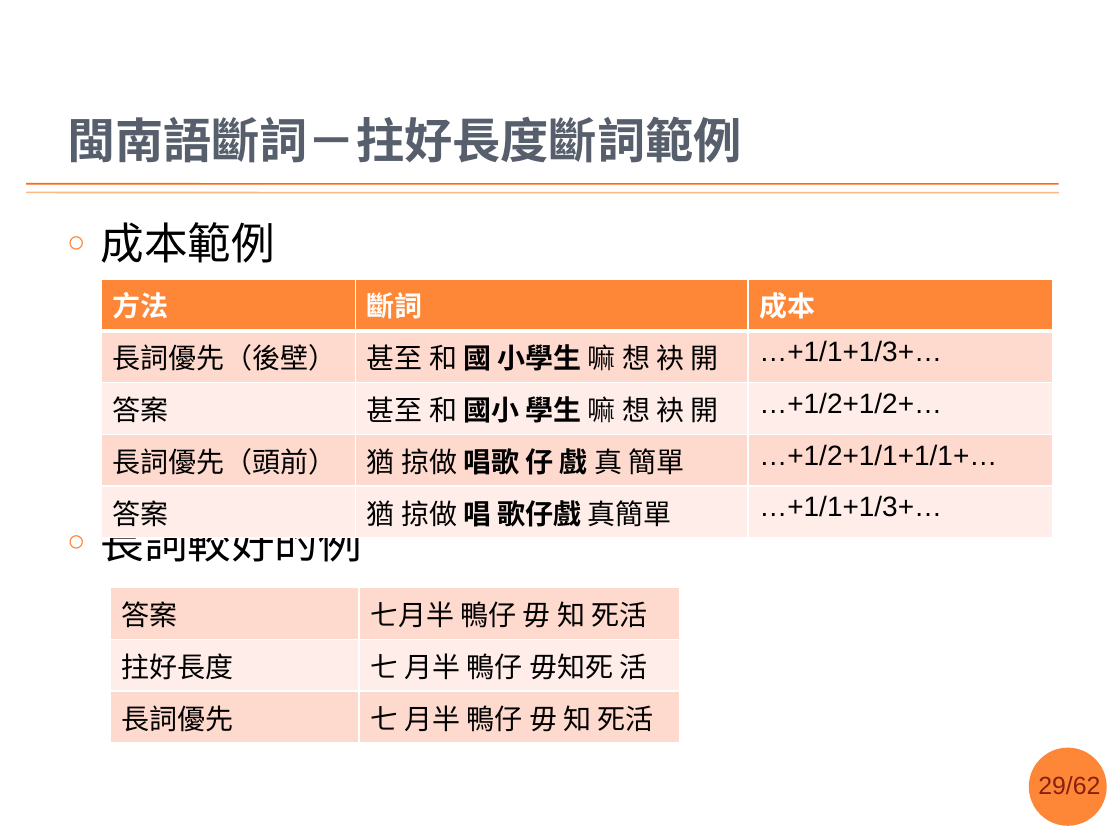
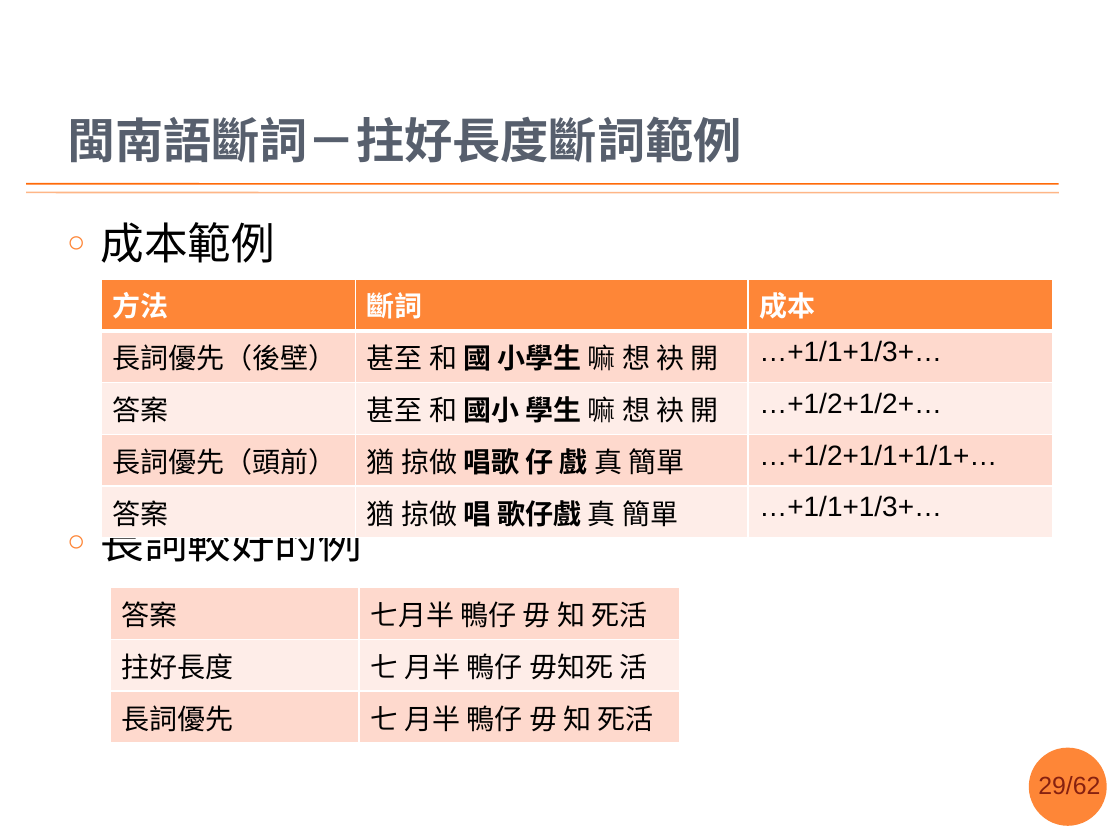
Before and after one commit to sih4sing5hong5/po3-ko3_tau5-iann2-phinn3, a slide deck: slide 29 of 翻譯報告.pptx. Drawn at 1120x840 pixels with LibreOffice and Linux fonts; fonts in the diff are those of the drawing; background and template pictures are left out. Boxes give left, top, right and bottom in pixels: in the first picture for what was removed or moved away, otherwise in the second. Text is boxed around its words. In the diff, an @@ line names an element or a change of style, - is before the commit and + after.

Commit message:
拆開「真簡單」 fix #21 丞宏

```diff
--- a/翻譯報告.pptx
+++ b/翻譯報告.pptx
@@ table at [102,279,1054,531] @@
-row 5, column 2: 猶 掠做 唱 歌仔戲 真簡單
+row 5, column 2: 猶 掠做 唱 歌仔戲 真 簡單
```
Also in this commit, not shown: 1 other slide changed.
